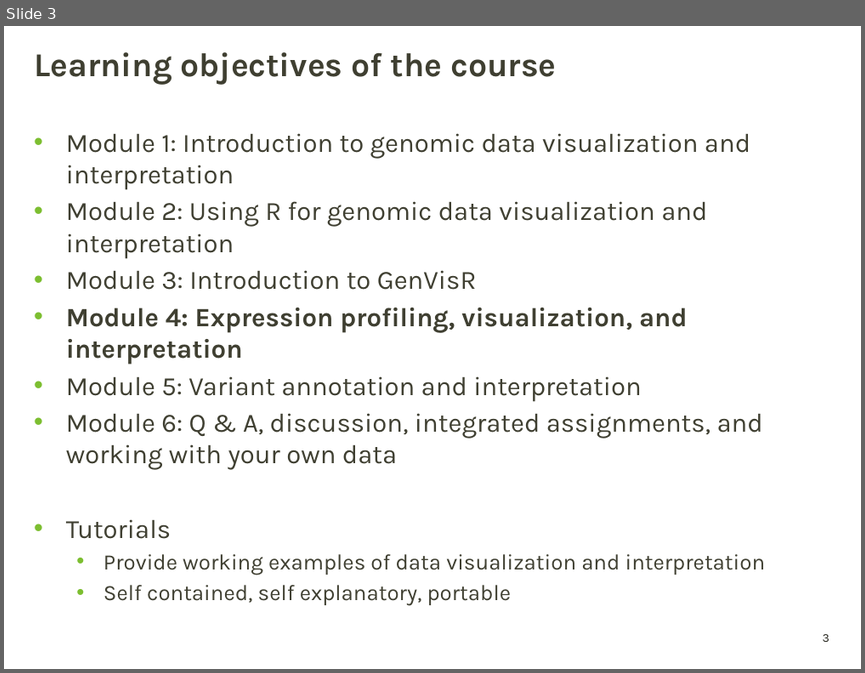
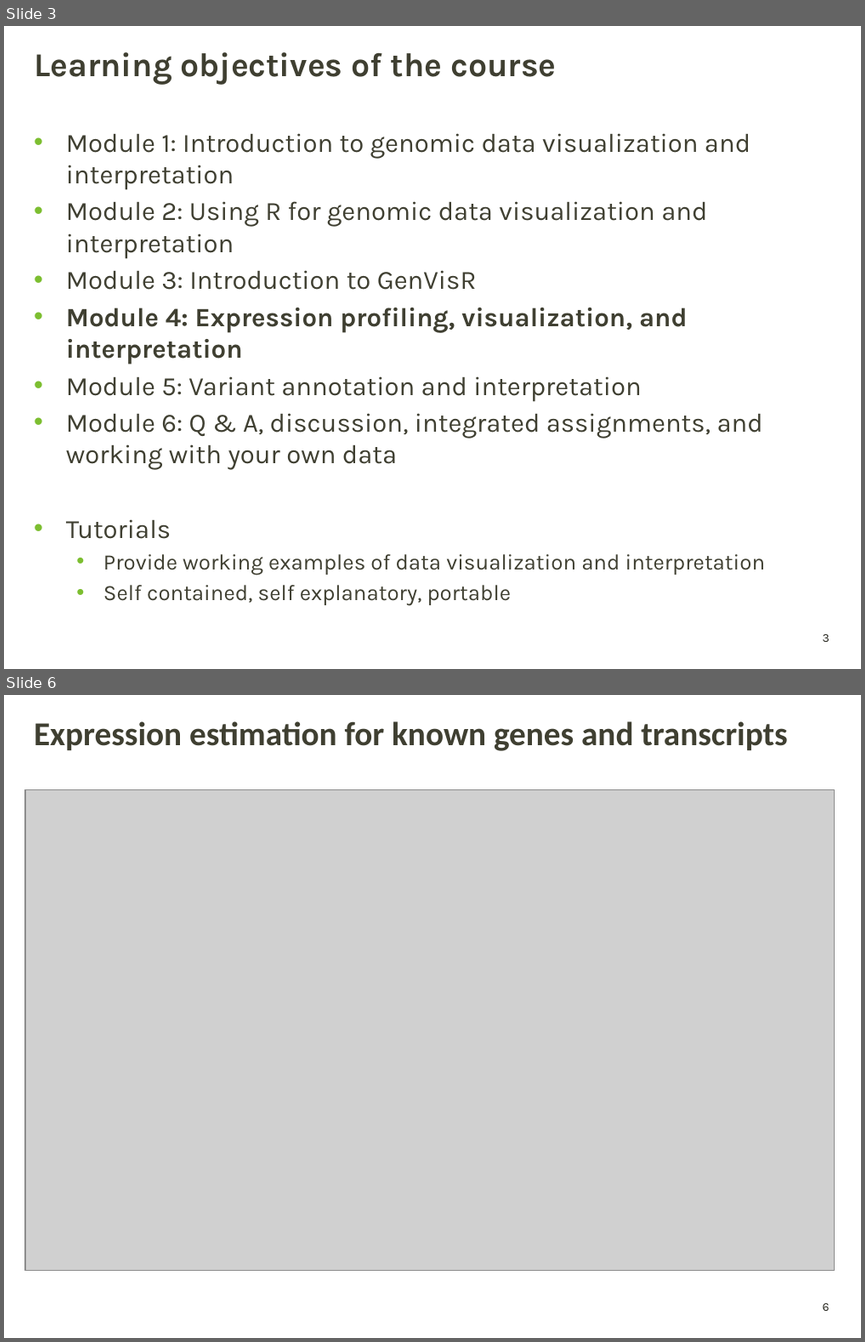
Before and after one commit to griffithlab/genviz.org, a slide deck: lectures/GenViz_Module4_Lecture.pptx. Shown one above the other, each under a label of ours: slide 3 before the commit, slides 3 and 6 after it; the slides between them are not shown. The pictures are 865x673 and 865x1342 pixels, drawn with LibreOffice and Linux fonts; fonts in the diff are those of the drawing; grey boxes stand for pictures; background and template pictures are left out. Boxes give left, top, right and bottom in pixels: in the first picture for what was removed or moved away, otherwise in the second. Text is boxed around its words. In the diff, an @@ line names an element or a change of style, - is before the commit and + after.

Commit message:
added expression lecture

```diff
--- a/lectures/GenViz_Module4_Lecture.pptx
+++ b/lectures/GenViz_Module4_Lecture.pptx
@@ slide 6 added at bbox=[4, 695, 861, 1338], background picture (left out); not listed: 1 template element that a slide beside it also shows @@
@@ title added at bbox=[34, 721, 787, 751], 28 pt, text #3F3F32, bold @@
+Expression estimation for known genes and transcripts
@@ picture added at bbox=[25, 790, 834, 1270] @@
```
Also in this commit, not shown: 1 slide changed, 8 other slides added, 1 other file.
